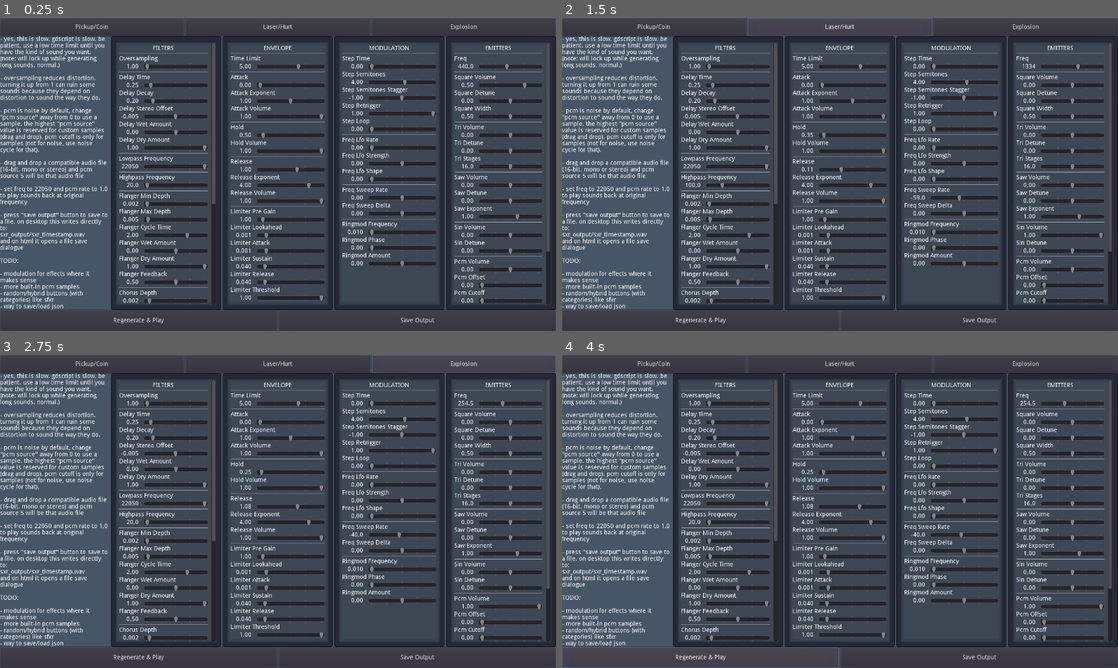
Above: before the commit, frames 1-4 (two rows, left to right).
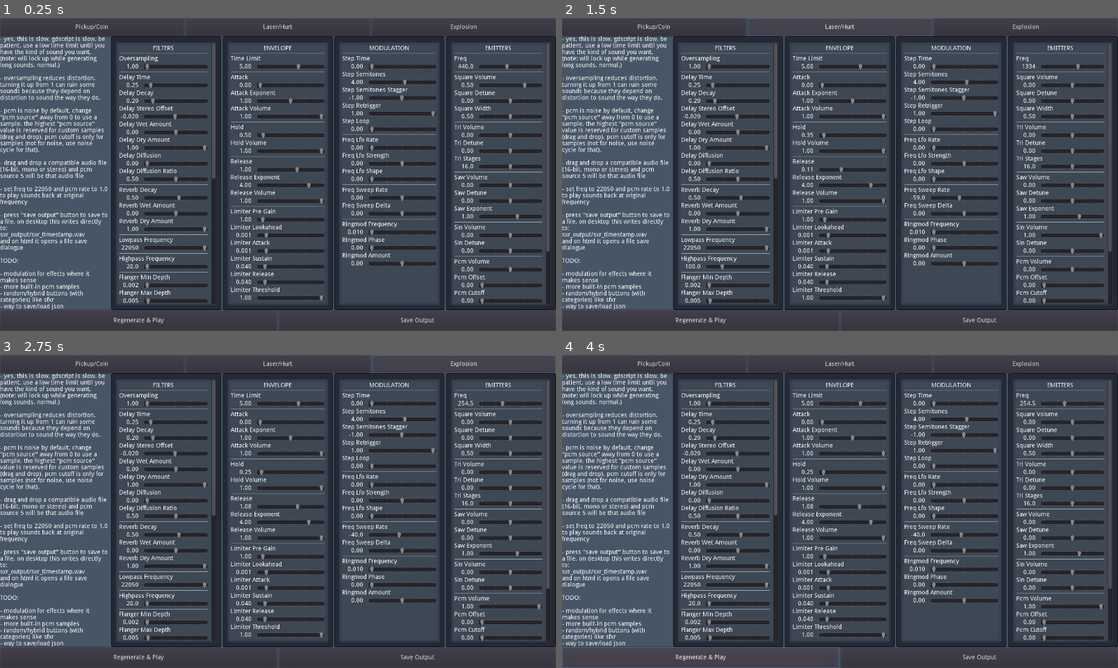
Above: after the commit, the same moments.

Repository: wareya/swtone
Game: Godot game, scene res://Main.tscn
Same seed, same stepped clock (60 frames per second), same inputs: the game is played once before the commit and once after it.
Inputs:
- Up to frame 1 (0.25 s): no input
- Up to frame 2 (1.5 s): click "Pickup/Coin" at 0.5 s; click "Laser/Hurt" at 1.25 s
- Up to frame 3 (2.75 s): click "Explosion" at 2 s
- Up to frame 4 (4 s): click "Regenerate & Play" at 2.75 s; click "Regenerate & Play" at 3.5 s

The runs differ from the first frame. In frame 1, 3.1% of the frame differs, in the area x 21-39%, y 30-92%; in frame 2, 3.1%; in frame 3, 3.1%; in frame 4, 3.1%.

Commit message:
made a reverb effect (and diffuse delay)

Diff:
--- a/Main.gd
+++ b/Main.gd
@@ -10,13 +10,16 @@
         pass
 
 class Delay extends Filter:
-    var wet = []
     var wet_amount = 0.25
     var dry_amount = 1.0
+    var decay = 0.2
+    var stereo_offset = -0.01
+    var diffusion = 8
+    var diffusion_ratio = 1.0
+
+    var wet = []
     var dry = Vector2.ZERO
-    var decay = 0.2
     var cursor = 0
-    var stereo_offset = -0.01
     func _init(sample_rate, time, decay).(sample_rate):
         self.decay = decay
         wet = []
@@ -27,17 +30,79 @@
         wet[cursor] += x
         dry = x
         cursor = (cursor + 1) % wet.size()
+
+    func sample(c):
+        return wet[(int(c) % wet.size() + wet.size() ) % wet.size()]
+
+    func pull_from_cursor(c):
+        var _wet = sample(c)
+        var offset = floor(abs(stereo_offset * wet.size()))
+        if diffusion > 0:
+            offset = floor(offset / (diffusion + 1.0))
+        if stereo_offset > 0.0:
+            _wet.y = sample(c+offset).y
+        elif stereo_offset < 0.0:
+            _wet.x = sample(c+offset).x
+        return _wet
+
     func pop_sample():
-        var _wet = wet[cursor]
-        if stereo_offset > 0.0:
-            var c2 = int(cursor+stereo_offset*sample_rate)
-            c2 = c2 % wet.size()
-            _wet.y = wet[c2].y
-        elif stereo_offset < 0.0:
-            var c2 = int(cursor-stereo_offset*sample_rate)
-            c2 = c2 % wet.size()
-            _wet.x = wet[c2].x
-        return dry * dry_amount + _wet * wet_amount
+        if diffusion == 0:
+            return dry * dry_amount + pull_from_cursor(cursor) * wet_amount
+        else:
+            var _wet = Vector2()
+            for i in range(diffusion+1):
+                var d = float(i)/(diffusion+1)
+                seed(i ^ hash(wet.size() ^ 588123))
+                d += rand_range(-0.5, 0.5)/(diffusion+1)
+                d *= diffusion_ratio
+                d = int(d*wet.size())
+                _wet += pull_from_cursor(cursor + d)
+            _wet /= diffusion+1
+            return dry*dry_amount + _wet*wet_amount
+
+class Reverb extends Filter:
+    var dry_amount = 1.0
+    var wet_amount = 1.0
+    var decay = 0.5
+
+    var delay1 : Delay
+    var delay2 : Delay
+    var delay3 : Delay
+    var lowpass : Lowpass
+    var dry = Vector2()
+    func _init(sample_rate, _decay).(sample_rate):
+        var decay = _decay
+        delay1 = Delay.new(sample_rate, 0.19, decay)
+        delay1.wet_amount = 1.0
+        delay1.dry_amount = 1.0/8.0
+        delay1.diffusion = 8
+        delay1.diffusion_ratio = 1.0
+
+        delay2 = Delay.new(sample_rate, 0.14, 0.0)
+        delay2.wet_amount = 1.0
+        delay2.dry_amount = 1.0/8.0
+        delay2.diffusion = 8
+        delay2.stereo_offset = 0.02
+        delay2.diffusion_ratio = 1.0
+
+        delay3 = Delay.new(sample_rate, 0.031, 0.0)
+        delay3.wet_amount = 1.0
+        delay3.dry_amount = 1.0/8.0
+        delay3.diffusion = 8
+        delay2.stereo_offset = 0.5
+        delay3.diffusion_ratio = 1.0
+
+        lowpass = Lowpass.new(sample_rate, 2000.0)
+
+    func push_sample(x):
+        dry = x
+
+    func pop_sample():
+        delay1.push_sample(dry)
+        delay2.push_sample(delay1.pop_sample())
+        delay3.push_sample(delay2.pop_sample())
+        lowpass.push_sample(delay3.pop_sample())
+        return dry * dry_amount + lowpass.pop_sample() * wet_amount * 8.0
 
 class Lowpass extends Filter:
     var cutoff = 0.0
@@ -404,13 +469,12 @@
         last_sq_cursor = x
         return out + dc_bias
 
-
     var last_saw_cursor = 0.0
     func _saw(cursor, exponent = 1.0):
         var n = fmod(cursor, 2.0)-1.0
         var out = pow(abs(n), exponent)*sign(n)
         # FIXME make work properly when cursor is moving "backwards"
-        if n < last_saw_cursor:
+        if n < last_saw_cursor and (last_saw_cursor - n) >= 1.0:
             out = lerp(-1.0, 1.0, inverse_lerp(last_saw_cursor, n + 2.0, 1.0))
         last_saw_cursor = n
         return out
@@ -510,6 +574,10 @@
             delay.push_sample(samples[c])
             samples[c] = delay.pop_sample()
 
+        if reverb_wet_amount != 0.0 or reverb_dry_amount != 1.0:
+            reverb.push_sample(samples[c])
+            samples[c] = reverb.pop_sample()
+
         if lowpass_frequency < 22050.0:
             lowpass.push_sample(samples[c])
             samples[c] = lowpass.pop_sample()
@@ -540,11 +608,19 @@
 
     var delay_time = 0.25
     var delay_decay = 0.2
-    var delay_stereo_offset = -0.005
+    var delay_stereo_offset = -0.02
     var delay_wet_amount = 0.0
     var delay_dry_amount = 1.0
+    var delay_diffusion = 0
+    var delay_diffusion_ratio = 0.5
 
     var delay = Delay.new(sample_rate, delay_time, delay_decay)
+
+
+    var reverb_dry_amount = 1.0
+    var reverb_wet_amount = 0.0
+    var reverb_decay = 0.5
+    var reverb = Reverb.new(sample_rate, reverb_decay)
 
     var lowpass_frequency = 22050.0
     var lowpass = Lowpass.new(sample_rate, lowpass_frequency)
@@ -598,7 +674,7 @@
         restart()
 
         var aa = oversampling
-        var break_limit = 0.05
+        var break_limit = 0.2
         var silence_count = 0
         var silence_limit = 1.0/32768.0
 
@@ -749,6 +825,12 @@
         delay.stereo_offset = delay_stereo_offset
         delay.wet_amount = delay_wet_amount
         delay.dry_amount = delay_dry_amount
+        delay.diffusion = delay_diffusion
+        delay.diffusion_ratio = delay_diffusion_ratio
+
+        reverb = Reverb.new(sample_rate, reverb_decay)
+        reverb.wet_amount = reverb_wet_amount
+        reverb.dry_amount = reverb_dry_amount
 
         lowpass = Lowpass.new(sample_rate, lowpass_frequency)
         highpass = Highpass.new(sample_rate, highpass_frequency)
@@ -1031,6 +1113,12 @@
     add_slider("delay_stereo_offset", -1.0, 1.0).step = 0.001
     add_slider("delay_wet_amount", -1.0, 1.0)
     add_slider("delay_dry_amount", -1.0, 1.0)
+    add_slider("delay_diffusion", 0.0, 8.0).step = 1
+    add_slider("delay_diffusion_ratio", 0.0, 1.0)
+    add_separator()
+    add_slider("reverb_decay", 0.0, 0.9)
+    add_slider("reverb_wet_amount", -8.0, 8.0)
+    add_slider("reverb_dry_amount", -1.0, 1.0)
     add_separator()
     add_slider("lowpass_frequency", 20.0, 22050.0).exp_edit = true
     add_separator()
